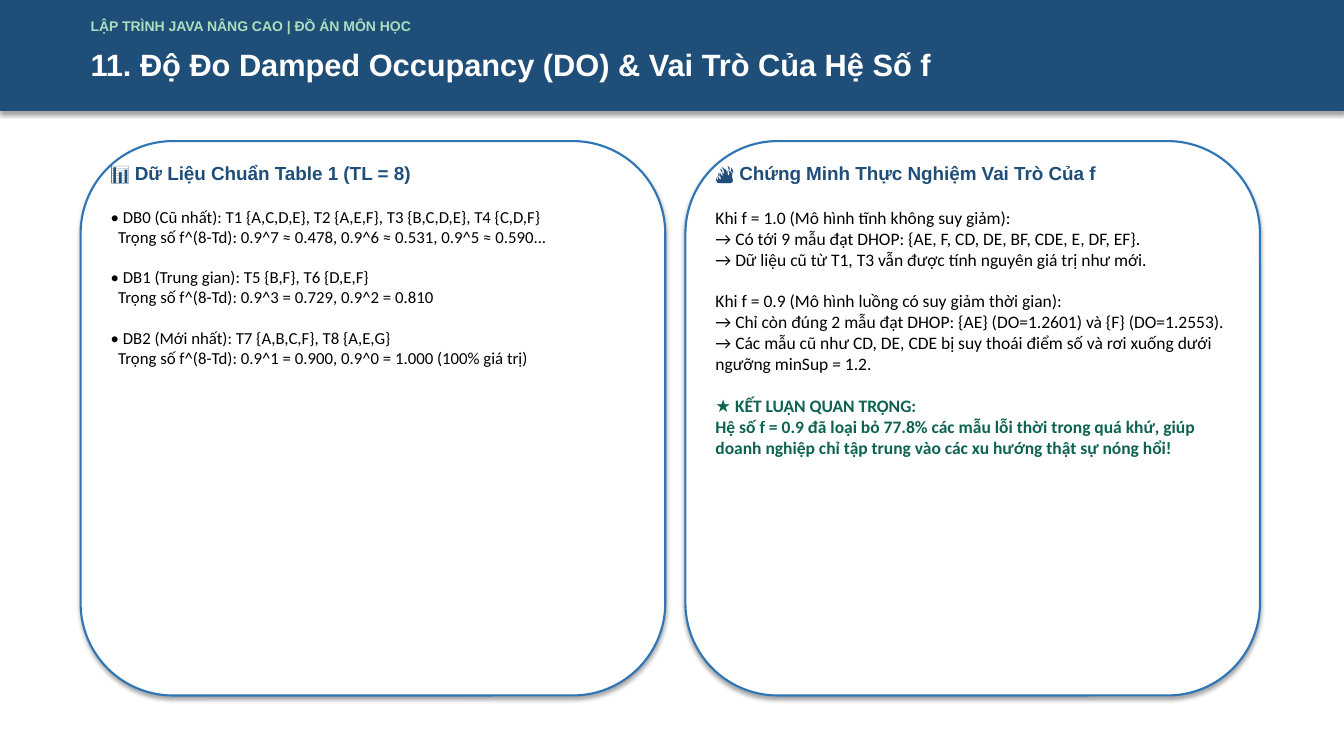
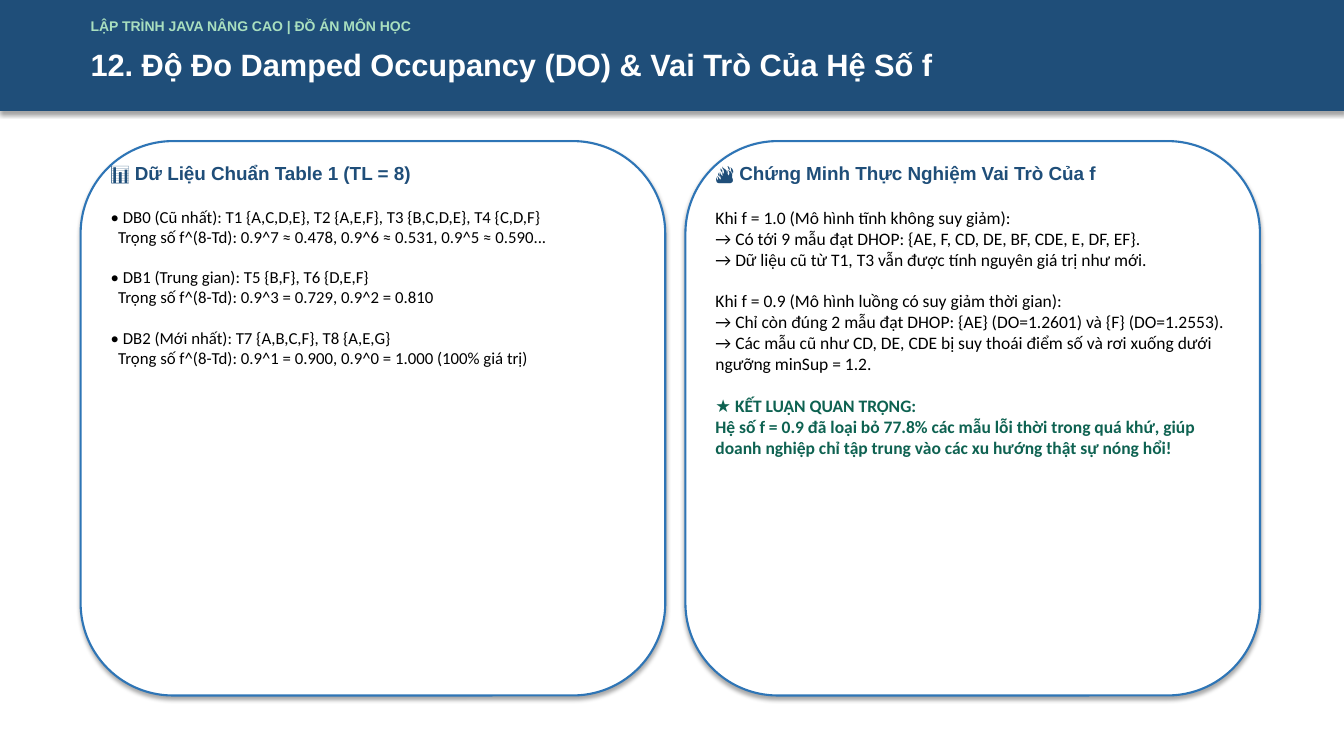
Before and after one commit to 2312741-sudo/javanc, a slide deck: slide 12 of docs/ThuyetTrinh_DeTai_DHOPM_2312741_NguyenThanhTam.pptx (slide 11 before the commit). Drawn at 1344x756 pixels with LibreOffice and Linux fonts; fonts in the diff are those of the drawing. Boxes give left, top, right and bottom in pixels: in the first picture for what was removed or moved away, otherwise in the second. Text is boxed around its words. In the diff, an @@ line names an element or a change of style, - is before the commit and + after.

```diff
--- a/docs/ThuyetTrinh_DeTai_DHOPM_2312741_NguyenThanhTam.pptx
+++ b/docs/ThuyetTrinh_DeTai_DHOPM_2312741_NguyenThanhTam.pptx
@@ text at (91, 52, 932, 81): text changed @@
-11. Độ Đo Damped Occupancy (DO) & Vai Trò Của Hệ Số f
+12. Độ Đo Damped Occupancy (DO) & Vai Trò Của Hệ Số f
```
Also in this commit, not shown: 7 other slides changed, 1 slide added, 4 other files.
